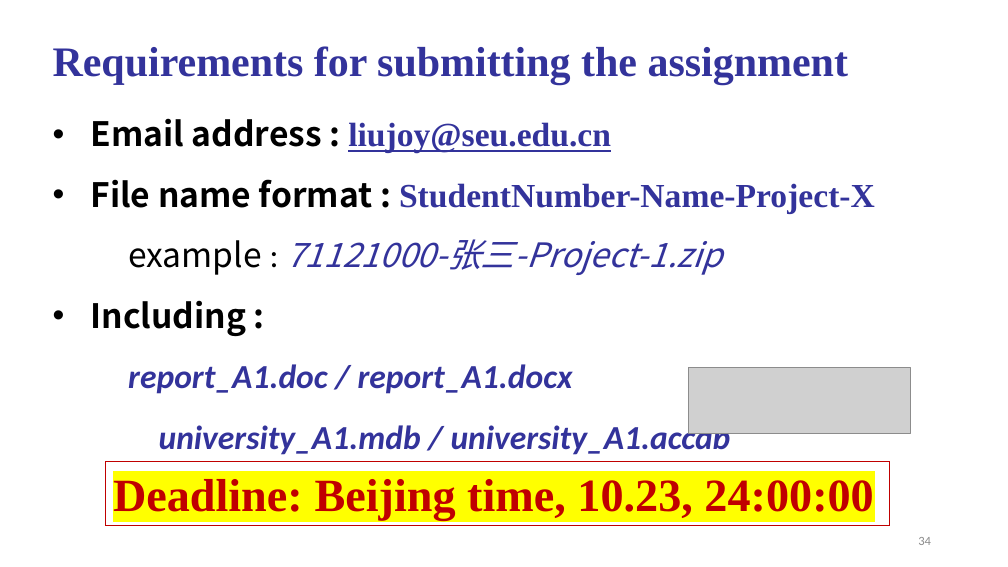
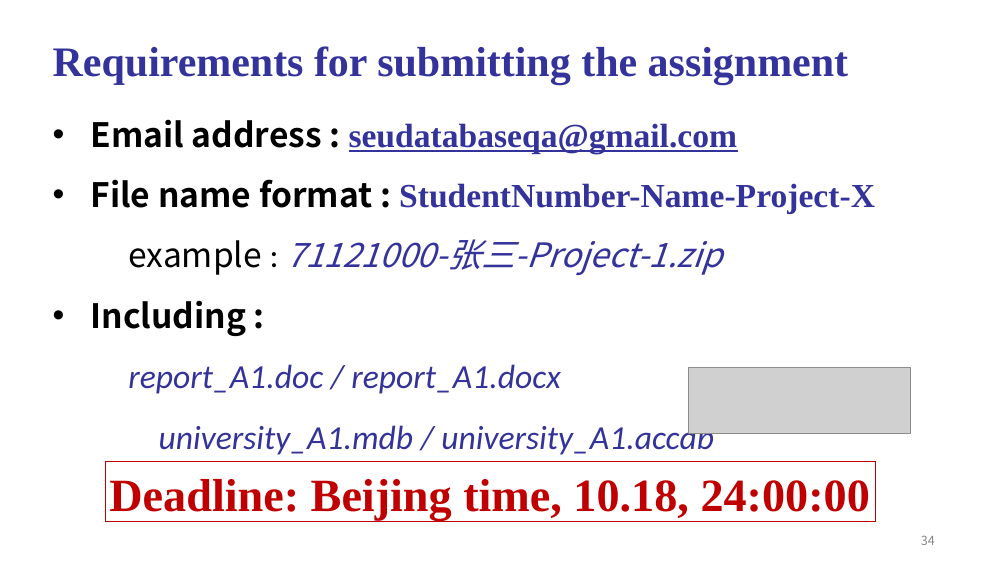
Before and after one commit to gongghao/database-labs, a slide deck: slide 34 of docs/projects/project1/materials/Project_0_1.pptx. Drawn at 1008x567 pixels with LibreOffice and Linux fonts; fonts in the diff are those of the drawing; grey boxes stand for pictures. Boxes give left, top, right and bottom in pixels: in the first picture for what was removed or moved away, otherwise in the second. Text is boxed around its words. In the diff, an @@ line names an element or a change of style, - is before the commit and + after.

Commit message:
Replace Project 1 PDF and PowerPoint course files

```diff
--- a/docs/projects/project1/materials/Project_0_1.pptx
+++ b/docs/projects/project1/materials/Project_0_1.pptx
@@ text at (91, 119, 738, 153): text changed @@
-• Email address : liujoy@seu.edu.cn
+• Email address : seudatabaseqa@gmail.com
@@ text at (128, 239, 722, 455): bold off in "report_A1.doc / report_A1.docx", "university_A1.mdb / university_A1.accdb"; indent changed @@
@@ rectangle "Deadline: Beijing time, 10.18, 24:00:00": place and size @@
-rectangle "Deadline: Beijing time, 10.18, 24:00:00" at (106, 462, 889, 526)
+rectangle "Deadline: Beijing time, 10.18, 24:00:00" at (106, 462, 876, 522)
@@ text in rectangle at (109, 479, 870, 521): text changed @@
-Deadline: Beijing time, 10.23, 24:00:00
+Deadline: Beijing time, 10.18, 24:00:00
@@ page number at (921, 536, 935, 545): font Calibri to Noto Sans CJK SC, text colour #8C8C8C to #888888 @@
```
Also in this commit, not shown: 45 other slides changed, 1 other file.
